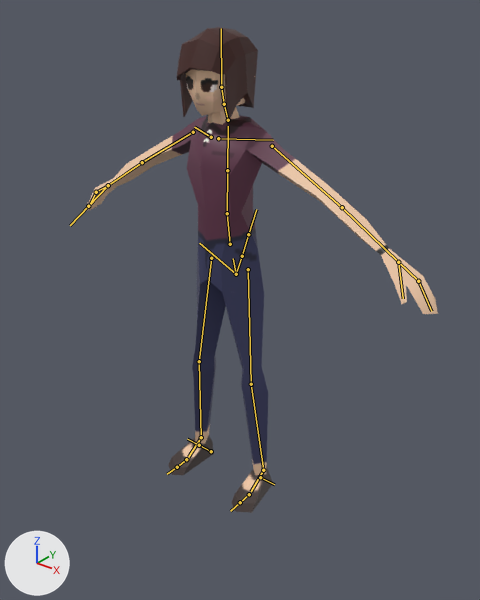
The FBX model Assets/Prefabs/Player.fbx: old version first, new version second.
Camera for both pictures: a 50 mm camera at (1.462, -1.755, 1.923) aimed at (0.127, -0.087, 0.889). Every picture has the same lights, and +X, +Y and +Z are marked at lower left. The picture after the commit comes second. The bones that change, and the others that lie on the model, are drawn over the model as lines.

In view in the first picture: 'Body', 'Char_Hair_Lıng', 'Head', 'Neck'.
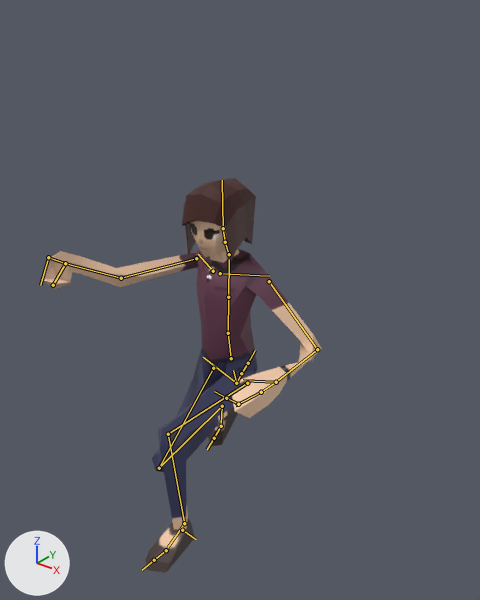
The newer file adds an action. The first version stands in its rest pose; the second is drawn at frame 14 of the action 'Rig|Rig|Crouch-Idle'.

Boxes [x1, y1, x2, y2] around the edits, measured in the pictures (480 x 600 px):
'Body', posed (21% narrower, 19% shorter)
    before: [85, 115, 438, 513]
    after: [42, 249, 322, 573]
'Char_Hair_Lıng', posed (9% narrower, 8% shorter)
    before: [177, 27, 258, 124]
    after: [182, 178, 256, 267]
'Head', posed
    before: [185, 69, 255, 116]
    after: [190, 221, 244, 257]
'Neck', posed
    before: [208, 108, 239, 125]
    after: [210, 249, 239, 263]
bone 'spine', root to tip
    before: (236, 274) to (233, 258)
    after: (236, 383) to (233, 370)
bone 'upper_arm.L', root to tip
    before: (272, 146) to (342, 207)
    after: (269, 281) to (317, 349)
bone 'forearm.L', root to tip
    before: (342, 207) to (398, 262)
    after: (317, 349) to (276, 382)
bone 'upper_arm.R', root to tip
    before: (193, 132) to (142, 162)
    after: (196, 258) to (121, 278)
bone 'forearm.R', root to tip
    before: (142, 162) to (108, 185)
    after: (121, 278) to (65, 263)
bone 'hand.R', root to tip
    before: (108, 185) to (96, 192)
    after: (65, 263) to (53, 285)
bone 'hand.R.001', root to tip
    before: (96, 192) to (88, 208)
    after: (53, 285) to (53, 283)
bone 'forearm.R.001', root to tip
    before: (108, 185) to (88, 206)
    after: (65, 263) to (48, 257)
bone 'forearm.R.001_end', root to tip
    before: (88, 206) to (70, 225)
    after: (48, 257) to (40, 285)
bone 'thigh.L', root to tip
    before: (248, 269) to (251, 384)
    after: (247, 383) to (168, 434)
bone 'shin.L', root to tip
    before: (251, 384) to (263, 470)
    after: (168, 434) to (184, 523)
bone 'thigh.R', root to tip
    before: (211, 258) to (199, 361)
    after: (213, 368) to (159, 468)
bone 'shin.R', root to tip
    before: (199, 361) to (201, 437)
    after: (159, 468) to (222, 406)
bone 'foot.R', root to tip
    before: (201, 437) to (188, 457)
    after: (222, 406) to (221, 424)
bone 'toe.R', root to tip
    before: (186, 459) to (177, 467)
    after: (221, 426) to (214, 438)

The change in detail:
Bone 'spine' (bone_spine) moves from (0.0, 0.0, 0.0) to (0.0, -0.526, 0.136).
Bone 'upper_arm.L' (bone_upper_arm_l) turns from (0, 0, 0) to (-14, -1, -27) degrees about its own x, y and z.
Bone 'forearm.L' (bone_forearm_l) turns from (0, 0, 0) to (101, 5, 4) degrees about its own x, y and z.
Bone 'upper_arm.R' (bone_upper_arm_r) turns from (0, 0, 0) to (87, 20, 57) degrees about its own x, y and z.
Bone 'forearm.R' (bone_forearm_r) turns from (0, 0, 0) to (33, 16, 18) degrees about its own x, y and z.
Bone 'hand.R' (bone_hand_r) turns from (0, 0, 0) to (-84, -18, 5) degrees about its own x, y and z.
Bone 'hand.R.001' (bone_hand_r_001) turns from (0, 0, 0) to (43, 19, 90) degrees about its own x, y and z.
Bone 'forearm.R.001' (bone_forearm_r_001) turns from (0, 0, 0) to (-33, 10, 2) degrees about its own x, y and z.
Bone 'forearm.R.001_end' (bone_forearm_r_001_end) turns from (0, 0, 0) to (-57, 12, 1) degrees about its own x, y and z.
Bone 'thigh.L' (bone_thigh_l) turns from (0, 0, 0) to (-89, -1, 5) degrees about its own x, y and z.
Bone 'shin.L' (bone_shin_l) turns from (0, 0, 0) to (89, 1, 2) degrees about its own x, y and z.
Bone 'thigh.R' (bone_thigh_r) turns from (0, 0, 0) to (-36, -4, 3) degrees about its own x, y and z.
Bone 'shin.R' (bone_shin_r) turns from (0, 0, 0) to (128, 0, -1) degrees about its own x, y and z.
Bone 'foot.R' (bone_foot_r) turns from (0, 0, 0) to (-34, -4, -4) degrees about its own x, y and z.
Bone 'toe.R' (bone_toe_r) turns from (0, 0, 0) to (18, 0, 0) degrees about its own x, y and z.
